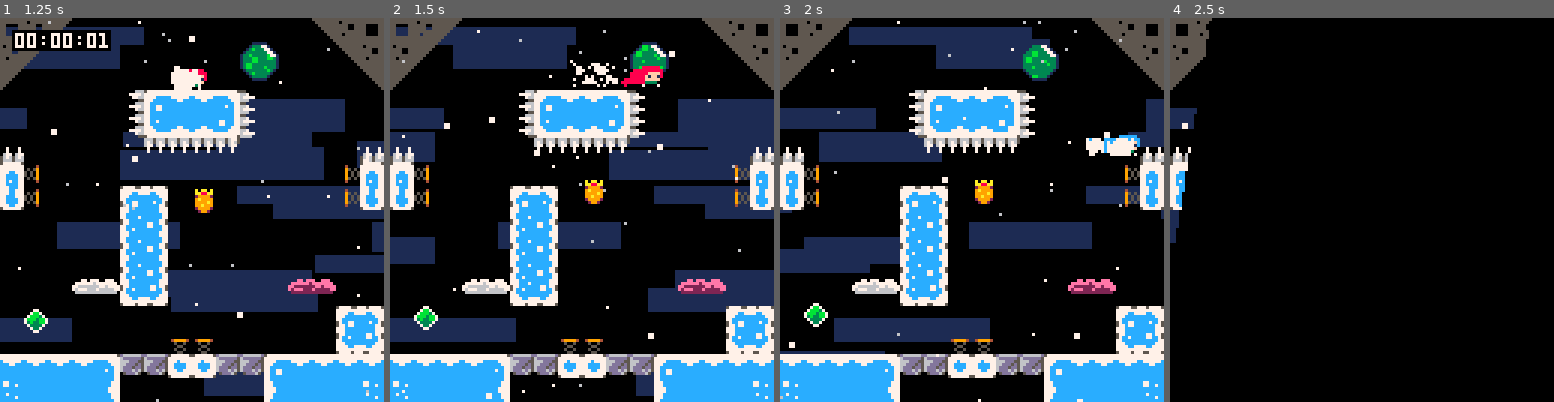
Above: before the commit, frames 1-4 (left to right).
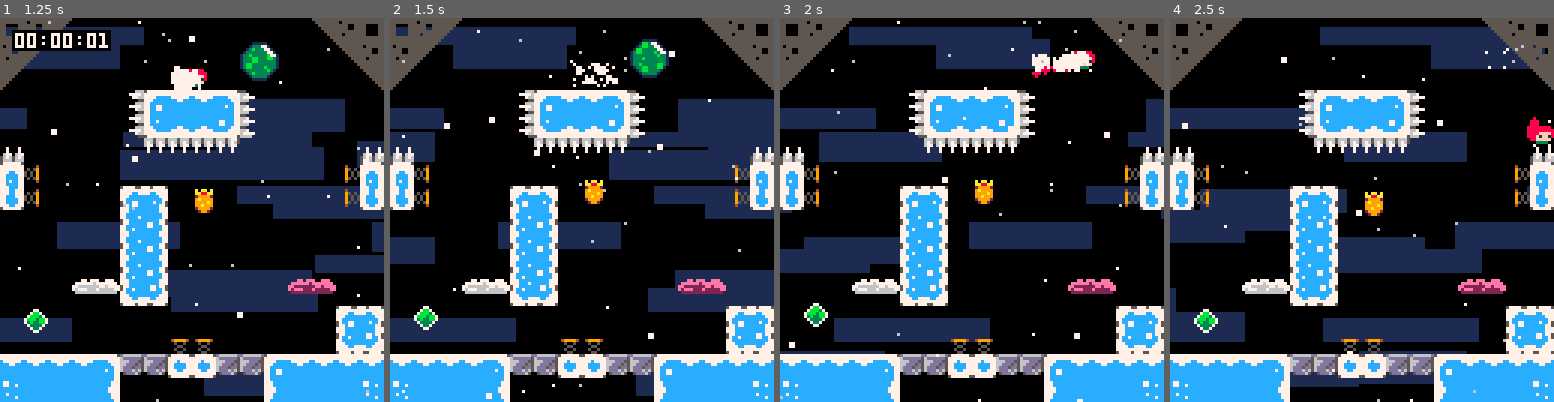
Above: after the commit, the same moments.

Repository: CelesteClassic/newleste.p8
Game: PICO-8 cartridge ridge.p8
Same seed, same stepped clock (60 frames per second), same inputs: the game is played once before the commit and once after it.
Inputs:
- Up to frame 1 (1.25 s): tap X (X key) at 0.33, 1.07 s; tap O (Z key) at 0.7 s
- Up to frame 2 (1.5 s): no input
- Up to frame 3 (2 s): hold Right from 1.6 s (still down); tap O (Z key) at 1.7 s; tap X (X key) at 1.85 s
- Up to frame 4 (2.5 s): release Right at 2.1 s; tap O (Z key) at 2.1 s; hold Up 2.15-2.42 s; hold Right from 2.47 s (still down)

Frame 1 is identical in both runs. In frame 2, 0.7% of the frame differs, in the area x 60-73%, y 5-18%; in frame 3, 1.7%; in frame 4, 46%, in the area x 0-100%, y 0-100%.

Commit message:
implemented basic mechanic

Diff:
--- a/ridge.p8
+++ b/ridge.p8
@@ -815,24 +815,120 @@
   end
 }
 --- </snowball> ---
+-- <green_bubble> --
+function do_dash(this, input)
+  local d_full=5
+  local d_half=d_full*0.70710678118
+  local input = btn(➡️) and 1 or (btn(⬅️) and -1 or 0)
+
+  this.init_smoke()
+  this.djump-=1
+  this.dash_time=4
+  has_dashed=true
+  this.dash_effect_time=10
+  local v_input=(btn(⬆️) and -1 or (btn(⬇️) and 1 or 0))
+  if input!=0 then
+    if v_input!=0 then
+      this.spd.x=input*d_half
+      this.spd.y=v_input*d_half
+    else
+      this.spd.x=input*d_full
+      this.spd.y=0
+    end
+  elseif v_input!=0 then
+    this.spd.x=0
+    this.spd.y=v_input*d_full
+  else
+    this.spd.x=(this.flip.x and -1 or 1)
+    this.spd.y=0
+  end
+
+  psfx(5)
+  freeze=2
+  this.dash_target_x=2*sign(this.spd.x)
+  this.dash_target_y=2*sign(this.spd.y)
+  this.dash_accel_x=1.5
+  this.dash_accel_y=1.5
+
+  if this.spd.y<0 then
+    this.dash_target_y*=.75
+  end
+
+  if this.spd.y!=0 then
+    this.dash_accel_x*=0.70710678118
+  end
+  if this.spd.x!=0 then
+    this.dash_accel_y*=0.70710678118
+  end
+end
 
 green_bubble={
   init=function(this)
     this.poff=0
+    this.timer=0
+    this.dead_timer=0
+    this.shake=0
+    this.draw_x=this.x
+    this.draw_y=this.y
+    this.player=nil
+    this.hitbox=rectangle(0,0,12,12)
   end,
   update=function(this)
     if frames%2==0 then this.poff=(this.poff+1)%8 end
+    local hit=this.check(player, 0, 0)
+    if hit~=nil then
+      if not this.invisible then
+        this.player=hit
+        hit.invisible=true
+        if this.timer==0 then
+          this.timer=1
+          this.shake=5
+        end
+      end
+      this.draw_x=this.x
+      this.draw_y=this.y
+      if this.timer>0 then
+        if this.shake>0 then
+          this.draw_x+=rnd(2)-1
+          this.draw_y+=rnd(2)-1
+          this.shake-=1
+        end
+        hit.x=this.x+3
+        hit.y=this.y+3
+        this.timer+=1
+        if this.timer==20 or btnp(❎) then
+          hit.invisible=false
+          do_dash(hit)
+          hit.djump=max_djump
+          this.invisible=true
+          this.timer=0
+        end
+      end
+    elseif this.player~=nil then
+      this.player.invisible=false
+      this.invisible=true
+      this.timer=0
+      this.player=nil
+    end
+    if this.invisible then
+      this.dead_timer+=1
+      if this.dead_timer==60 then
+        this.dead_timer=0
+        this.invisible=false
+        this.init_smoke()
+      end
+    end
   end,
   draw=function(this)
     local r=6
-    circfill(this.x+r,this.y+r,r,3)
-    circ(this.x+r,this.y+r,r,1)
-    sspr(48,32+this.poff,8,11,this.x+2,this.y+1)
-    sspr(50,32+this.poff,2,7,this.x+2,this.y+3,2,7,true)
-    sspr(50,35+this.poff,2,7,this.x+9,this.y+3)
-
-    line(this.x+8,this.y+1, this.x+11,this.y+4,7)
-    line(this.x+7,this.y+1, this.x+10,this.y+4,7)
+    circfill(this.draw_x+r,this.draw_y+r,r,3)
+    circ(this.draw_x+r,this.draw_y+r,r,1)
+    sspr(48,32+this.poff,8,11,this.draw_x+2,this.draw_y+1)
+    sspr(50,32+this.poff,2,7,this.draw_x+2,this.draw_y+3,2,7,true)
+    sspr(50,35+this.poff,2,7,this.draw_x+9,this.draw_y+3)
+
+    line(this.draw_x+8,this.draw_y+1, this.draw_x+11,this.draw_y+4,7)
+    line(this.draw_x+7,this.draw_y+1, this.draw_x+10,this.draw_y+4,7)
 
     --[[line(this.x+5,this.y+1, this.x+8,this.y+1,7)
     line(this.x+4,this.y+2, this.x+7,this.y+2,7)]]
@@ -846,6 +942,7 @@
     line(this.x+5,this.y, this.x+8,this.y,1)]]--
   end
 }
+-- </green_bubble> --
 
 psfx=function(num)
   if sfx_timer<=0 then
@@ -1209,11 +1306,16 @@
 end
 
 function draw_object(obj)
-  (obj.type.draw or draw_obj_sprite)(obj)
+  -- <green_bubble> --
+  if not obj.invisible then
+    (obj.type.draw or draw_obj_sprite)(obj)
+  end
+  -- </green_bubble> --
 end
 
 function draw_obj_sprite(obj)
   spr(obj.spr,obj.x,obj.y,1,1,obj.flip.x,obj.flip.y)
+
 end
 
 function draw_time(x,y)
